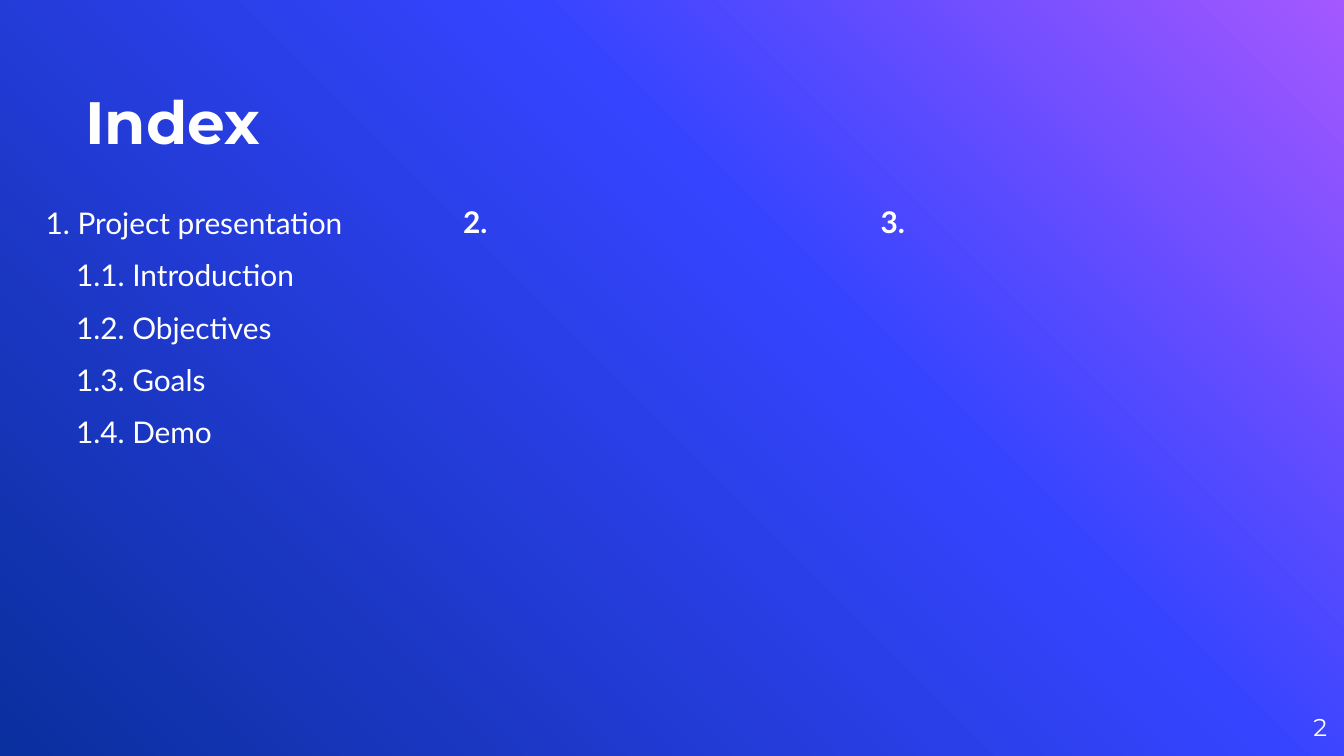
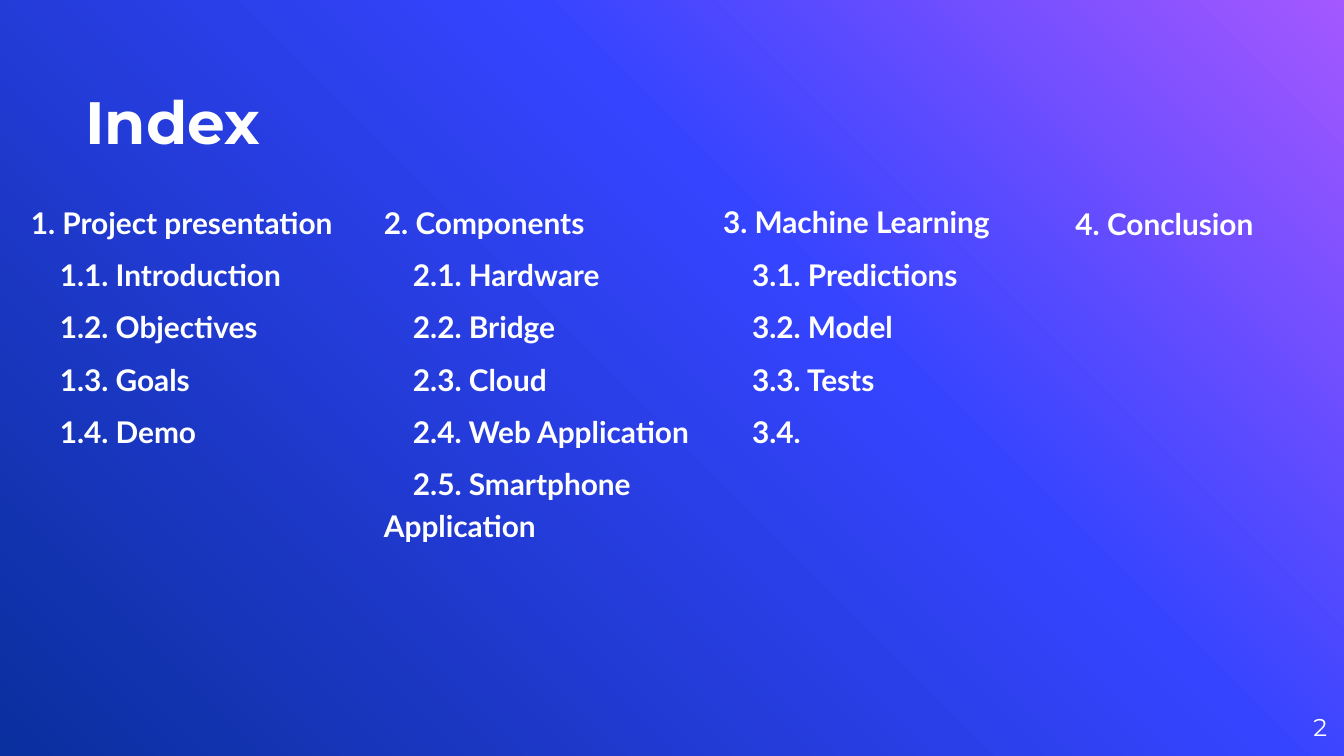
Before and after one commit to andrea-grandi/iot_project, a slide deck: slide 2 of presentation/presentation.pptx. Drawn at 1344x756 pixels with LibreOffice and Linux fonts; fonts in the diff are those of the drawing; background and template pictures are left out. Boxes give left, top, right and bottom in pixels: in the first picture for what was removed or moved away, otherwise in the second. Text is boxed around its words. In the diff, an @@ line names an element or a change of style, - is before the commit and + after.

Commit message:
update presentation

```diff
--- a/presentation/presentation.pptx
+++ b/presentation/presentation.pptx
@@ text "1. Project presentation": place and size @@
-text "1. Project presentation" at bbox=[46, 212, 343, 443]
+text "1. Project presentation" at bbox=[31, 212, 332, 444]
@@ text "1. Project presentation" at bbox=[31, 212, 332, 444]: bold on @@
@@ text at bbox=[384, 212, 689, 542]: text changed @@
-2.
+2. Components
+2.1. Hardware
+2.2. Bridge
+2.3. Cloud
+2.4. Web Application
+2.5. Smartphone Application
@@ text at bbox=[723, 211, 990, 444]: text changed @@
-3.
+3. Machine Learning
+3.1. Predictions
+3.2. Model
+3.3. Tests
+3.4.
@@ text added at bbox=[1075, 213, 1253, 235], 16 pt, text #FFFFFF, bold @@
+4. Conclusion
```
Also in this commit, not shown: 5 other slides changed, 4 slides removed.
